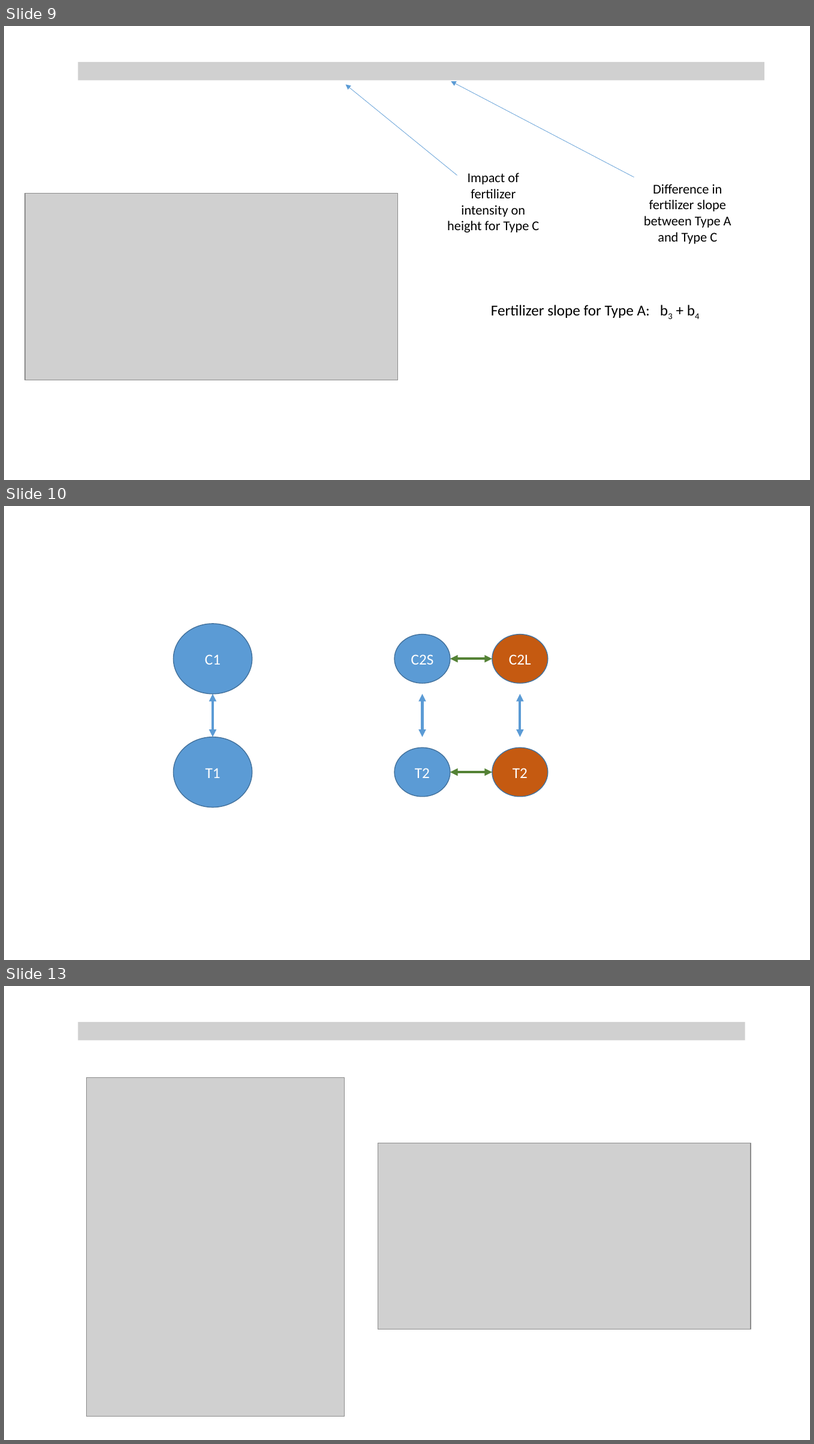
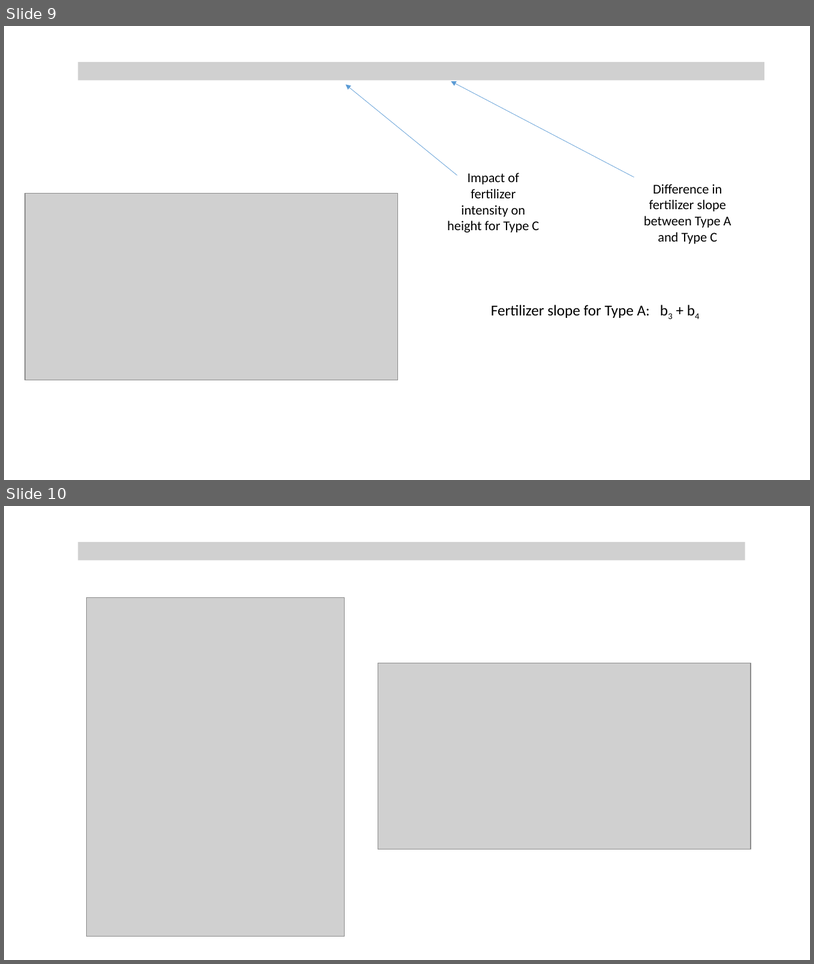
Before and after one commit to Watts-College/cpp-524-fall-2021, a slide deck: lectures/CPP-523/p-08-dummy-variables.pptx. Shown one above the other, each under a label of ours: slides 9, 10 and 13 before the commit, slides 9 and 10 after it; the slides between them are not shown. The pictures are 814x1444 and 814x964 pixels, drawn with LibreOffice and Linux fonts; fonts in the diff are those of the drawing; grey boxes stand for pictures. Boxes give left, top, right and bottom in pixels: in the first picture for what was removed or moved away, otherwise in the second. Text is boxed around its words. In the diff, an @@ line names an element or a change of style, - is before the commit and + after.

```diff
--- a/lectures/CPP-523/p-08-dummy-variables.pptx
+++ b/lectures/CPP-523/p-08-dummy-variables.pptx
@@ slide 10 removed at (x1=4, y1=506, x2=810, y2=960), background #FFFFFF @@
@@ ellipse removed at (x1=173, y1=624, x2=252, y2=694) @@
-C1
@@ ellipse removed at (x1=395, y1=634, x2=450, y2=683) @@
-C2S
@@ ellipse removed at (x1=492, y1=634, x2=548, y2=683) @@
-C2L
@@ double arrow removed from (492, 658) to (450, 658) @@
@@ double arrow removed from (213, 694) to (213, 737) @@
@@ double arrow removed from (423, 694) to (423, 737) @@
@@ double arrow removed from (521, 694) to (521, 737) @@
@@ ellipse removed at (x1=173, y1=737, x2=252, y2=807) @@
-T1
@@ ellipse removed at (x1=395, y1=747, x2=450, y2=796) @@
-T2
@@ ellipse removed at (x1=492, y1=747, x2=548, y2=796) @@
-T2
@@ double arrow removed from (492, 772) to (450, 772) @@
@@ what was slide 13 is now slide 10 @@
```
Also in this commit, not shown: 2 other slides removed, 6 other files.
